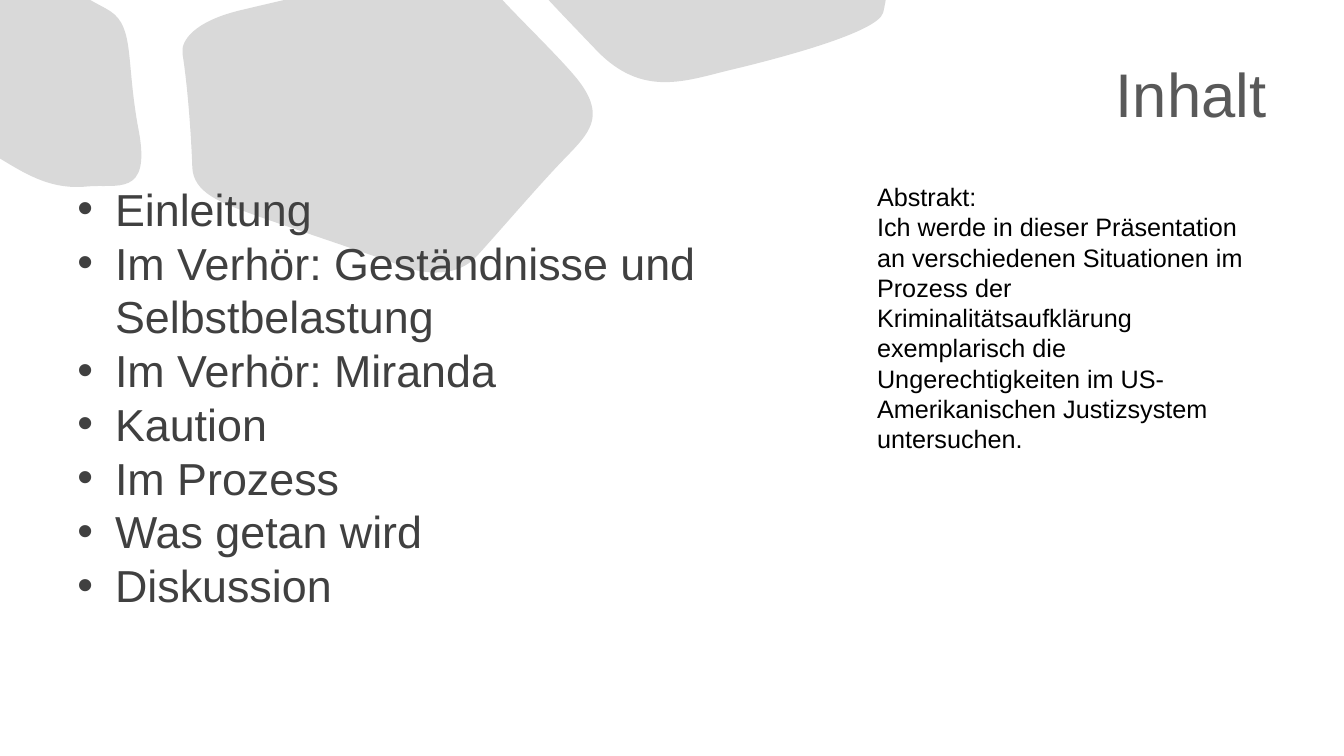
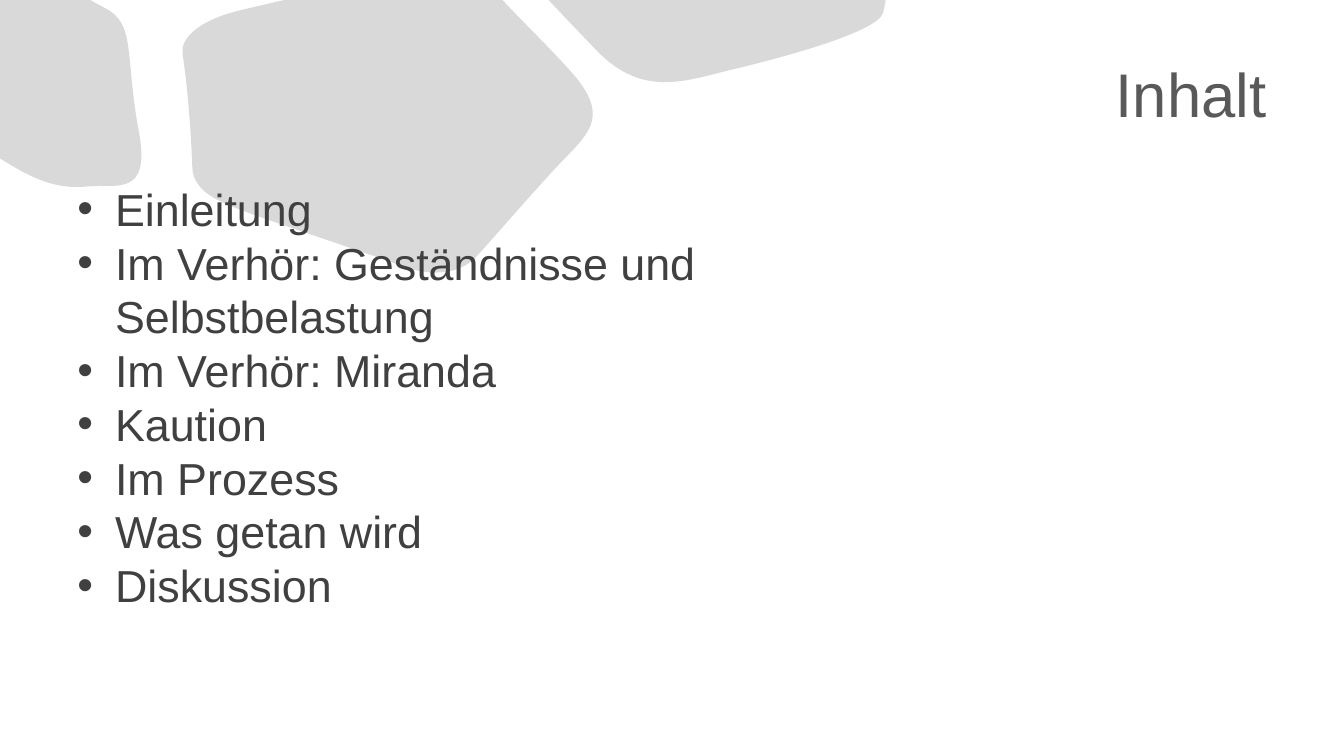
Before and after one commit to MAA28/Abi, a slide deck: slide 2 of Seminarfach/Präsentation.pptx. Drawn at 1344x756 pixels with LibreOffice and Linux fonts; fonts in the diff are those of the drawing. Boxes give left, top, right and bottom in pixels: in the first picture for what was removed or moved away, otherwise in the second. Text is boxed around its words. In the diff, an @@ line names an element or a change of style, - is before the commit and + after.

```diff
--- a/Seminarfach/Präsentation.pptx
+++ b/Seminarfach/Präsentation.pptx
@@ text removed at [877, 187, 1243, 449] @@
-Abstrakt:
-Ich werde in dieser Präsentation an verschiedenen Situationen im Prozess der Kriminalitätsaufklärung exemplarisch die Ungerechtigkeiten im US-Amerikanischen Justizsystem untersuchen.
```
Also in this commit, not shown: 2 other slides changed, 1 slide added, 1 slide removed, 1 other file.
